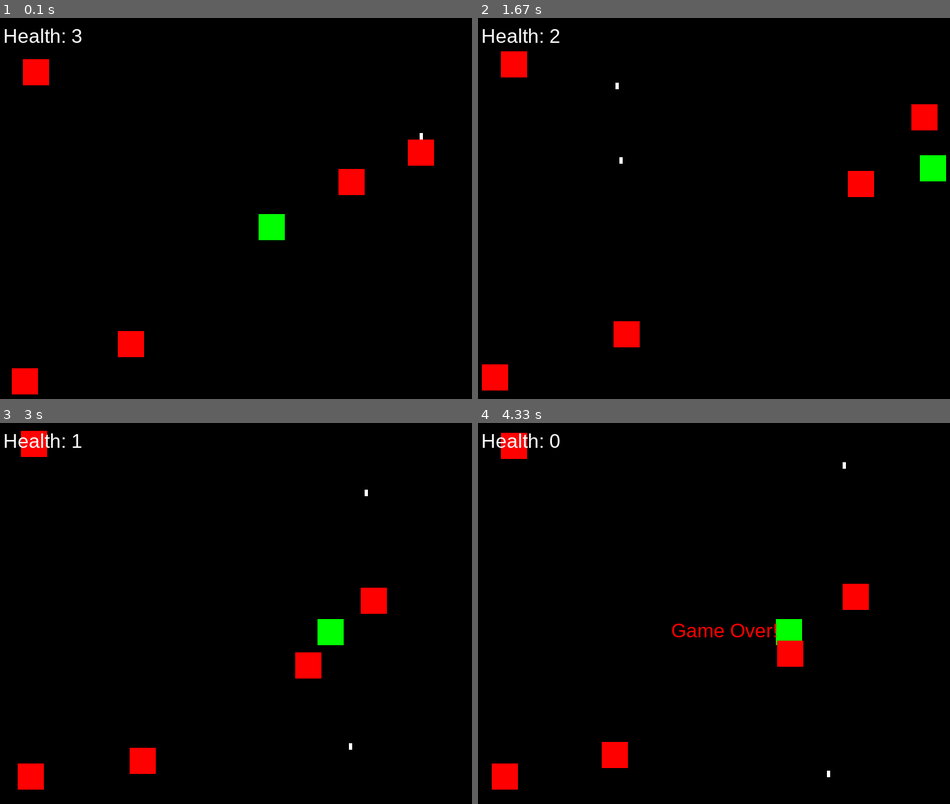
Above: before the commit, frames 1-4 (two rows, left to right).
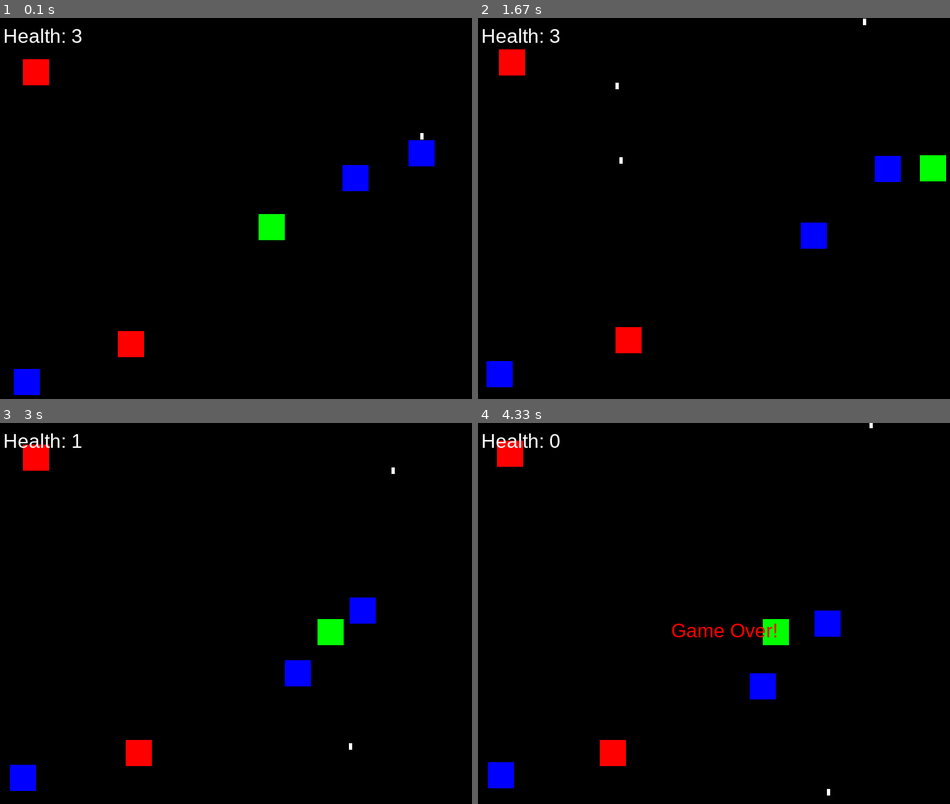
Above: after the commit, the same moments.

Repository: aknim/pygame-tank-battle
Game: pygame game, started from tank_battle.py
The game is run twice, just before and just after one commit, with the same random seed, the same clock (stepped at 60 frames per second) and the same inputs.
Inputs:
- Up to frame 1 (0.1 s): no input
- Up to frame 2 (1.67 s): hold Right 0.33-0.8 s; hold Up 0.83-1.13 s; hold Right 1.17-1.63 s
- Up to frame 3 (3 s): hold Left 1.67-2.2 s; hold Down 2.23-2.53 s; tap Space at 2.57, 2.97 s; hold Left from 2.9 s (still down)
- Up to frame 4 (4.33 s): tap Space at 3.27 s; release Left at 3.3 s

The runs differ from the first frame. In frame 1, 1.3% of the frame differs, in the area x 2-93%, y 30-99%; in frame 2, 2.4%; in frame 3, 2.5%; in frame 4, 2.7%, in the area x 2-84%, y 0-98%.

Commit message:
Day 2.2 Different types of enemies: normal, fast & strong

Diff:
--- a/tank_battle.py
+++ b/tank_battle.py
@@ -14,8 +14,12 @@
 BLACK = (0, 0, 0)
 WHITE = (255, 255, 255)
 RED = (255, 0, 0) # Red
+YELLOW = (255, 255, 0) # Yellow
+BLUE = (0, 0, 255) # Blue
 
 ENEMY_COUNT = 5
+
+ENEMY_TYPES = ['normal', 'fast', 'strong']
 
 # Create the game screen
 screen = pygame.display.set_mode((SCREEN_WIDTH, SCREEN_HEIGHT))
@@ -82,16 +86,25 @@
                         0 <= bullet.y <= SCREEN_HEIGHT]
 
 class EnemyTank:
-    def __init__(self, x, y):
+    def __init__(self, x, y, enemy_type='normal'):
         self.x = x
         self.y = y
         self.width = TANK_WIDTH
         self.height = TANK_HEIGHT
         self.color = RED
         self.speed = 3 # slower than the player
-        self.health = 1
+        self.health = 3
         self.direction = 'down'
         self.bullets = []
+
+        if enemy_type == 'fast':
+            self.speed = 5
+            self.health = 1
+            self.color = YELLOW # yellow for fast enemies
+        elif enemy_type == 'strong':
+            self.speed = 2
+            self.health = 5
+            self.color = BLUE # blue for strong enemies
 
     def shoot(self):
         if random.randint(1, 60) == 1:
@@ -204,8 +217,9 @@
     clock = pygame.time.Clock()
     player_tank = PlayerTank(SCREEN_WIDTH // 2, SCREEN_HEIGHT // 2)
 
-    enemy_tanks = [EnemyTank(random.randint(0, SCREEN_WIDTH - TANK_WIDTH),
-                            random.randint(0, SCREEN_HEIGHT - TANK_HEIGHT))
+    enemy_tanks = [EnemyTank(random.randint(0, SCREEN_WIDTH - TANK_WIDTH,),
+                            random.randint(0, SCREEN_HEIGHT - TANK_HEIGHT),
+                            ENEMY_TYPES[random.randint(0, 3)])
                             for _ in range(ENEMY_COUNT)]
 
     running = True
